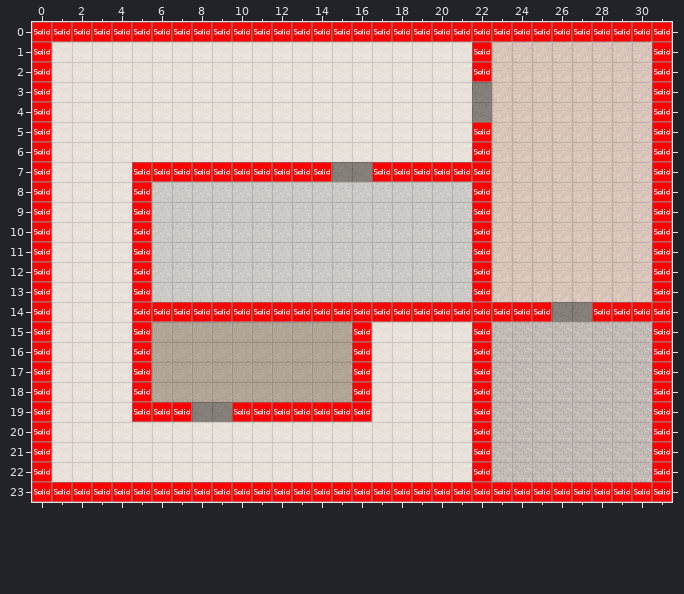
A Tiled map gets an edit: maps/facility1.tmx. The picture above was drawn from the file before the commit.
Cells are 32x32 px. Shown: x 0..31, y 0..23.
Once edited:
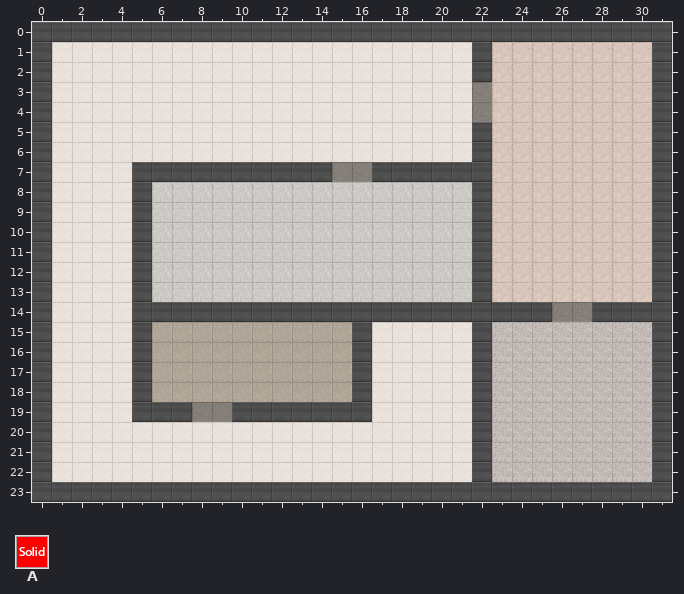
Key: from "collision_tiles": A 0 "solid".
_ is an empty cell, . an unchanged one.
What changed:
--- layer "collision" (now hidden)
@@ x 0..31 @@
- 0 AAAAAAAAAAAAAAAAAAAAAAAAAAAAAAAA
- 1 A.....................A........A
- 2 A.....................A........A
- 3 A..............................A
- 4 A..............................A
- 5 A.....................A........A
- 6 A.....................A........A
- 7 A....AAAAAAAAAA..AAAAAA........A
- 8 A....A................A........A
- 9 A....A................A........A
-10 A....A................A........A
-11 A....A................A........A
-12 A....A................A........A
-13 A....A................A........A
-14 A....AAAAAAAAAAAAAAAAAAAAA..AAAA
-15 A....A..........A.....A........A
-16 A....A..........A.....A........A
-17 A....A..........A.....A........A
-18 A....A..........A.....A........A
-19 A....AAA..AAAAAAA.....A........A
-20 A.....................A........A
-21 A.....................A........A
-22 A.....................A........A
-23 AAAAAAAAAAAAAAAAAAAAAAAAAAAAAAAA
+ 0 ________________________________
+ 1 _....................._........_
+ 2 _....................._........_
+ 3 _.............................._
+ 4 _.............................._
+ 5 _....................._........_
+ 6 _....................._........_
+ 7 _....__________..______........_
+ 8 _...._................_........_
+ 9 _...._................_........_
+10 _...._................_........_
+11 _...._................_........_
+12 _...._................_........_
+13 _...._................_........_
+14 _...._____________________..____
+15 _...._.........._....._........_
+16 _...._.........._....._........_
+17 _...._.........._....._........_
+18 _...._.........._....._........_
+19 _....___.._______....._........_
+20 _....................._........_
+21 _....................._........_
+22 _....................._........_
+23 ________________________________
